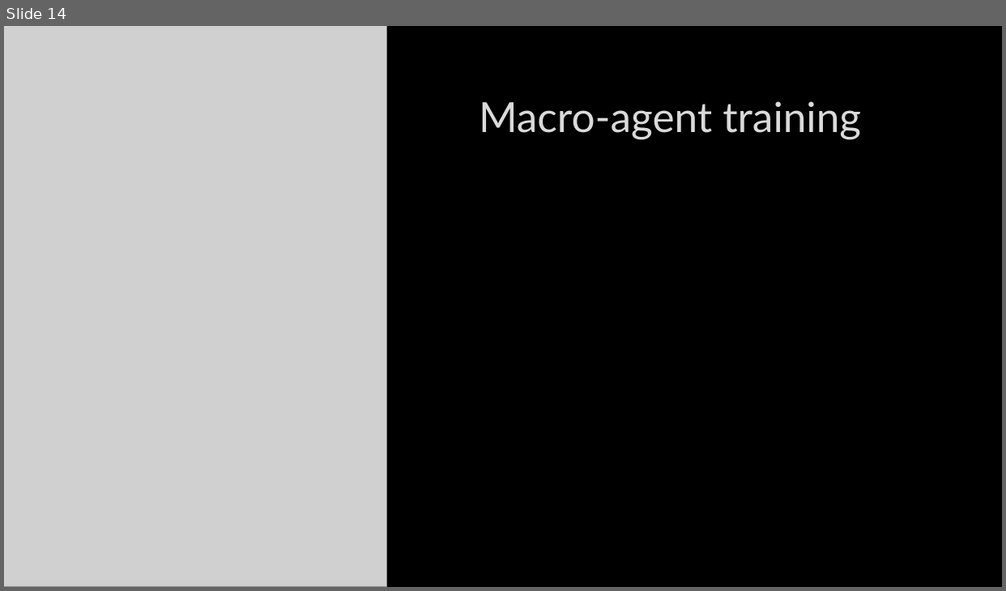
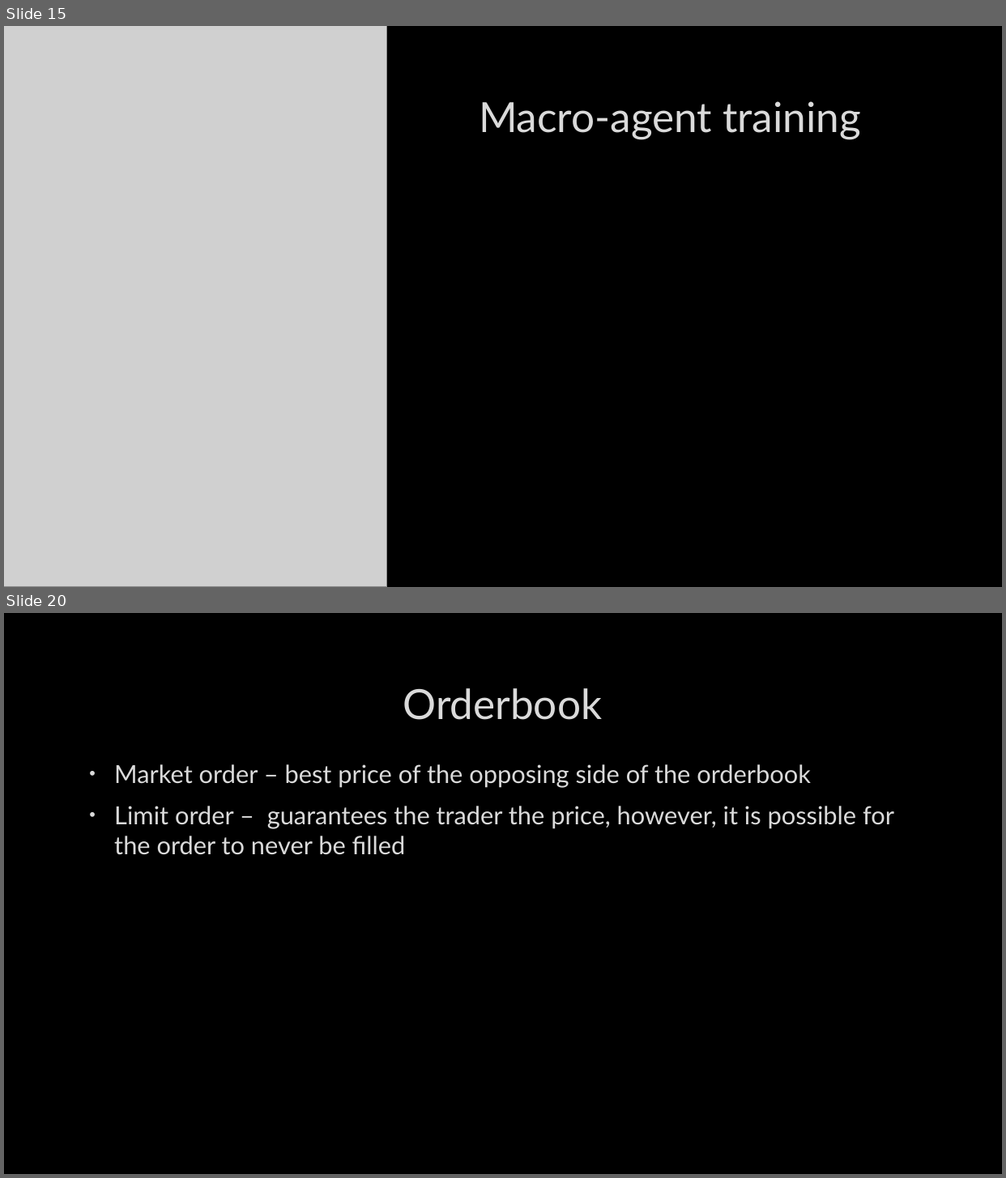
Before and after one commit to Zhekuson/Findan, a slide deck: MA_RL_OMM/presentation.pptx. Shown one above the other, each under a label of ours: slide 14 before the commit, slides 15 and 20 after it; the slides between them are not shown. The pictures are 1006x591 and 1006x1178 pixels, drawn with LibreOffice and Linux fonts; fonts in the diff are those of the drawing; grey boxes stand for pictures; background and template pictures are left out. Boxes give left, top, right and bottom in pixels: in the first picture for what was removed or moved away, otherwise in the second. Text is boxed around its words. In the diff, an @@ line names an element or a change of style, - is before the commit and + after.

```diff
--- a/MA_RL_OMM/presentation.pptx
+++ b/MA_RL_OMM/presentation.pptx
@@ slide 20 added at (x1=4, y1=613, x2=1002, y2=1174), background picture (left out) @@
@@ title added at (x1=403, y1=688, x2=603, y2=720), 40 pt, text #DADADA @@
+Orderbook
@@ text added at (x1=114, y1=764, x2=894, y2=855), 24 pt, text #DADADA @@
+• Market order – best price of the opposing side of the orderbook
+• Limit order – guarantees the trader the price, however, it is possible for the order to never be filled
@@ what was slide 14 is now slide 15 @@
```
Also in this commit, not shown: 1 slide changed, 18 other slides added, 2 slides removed.
